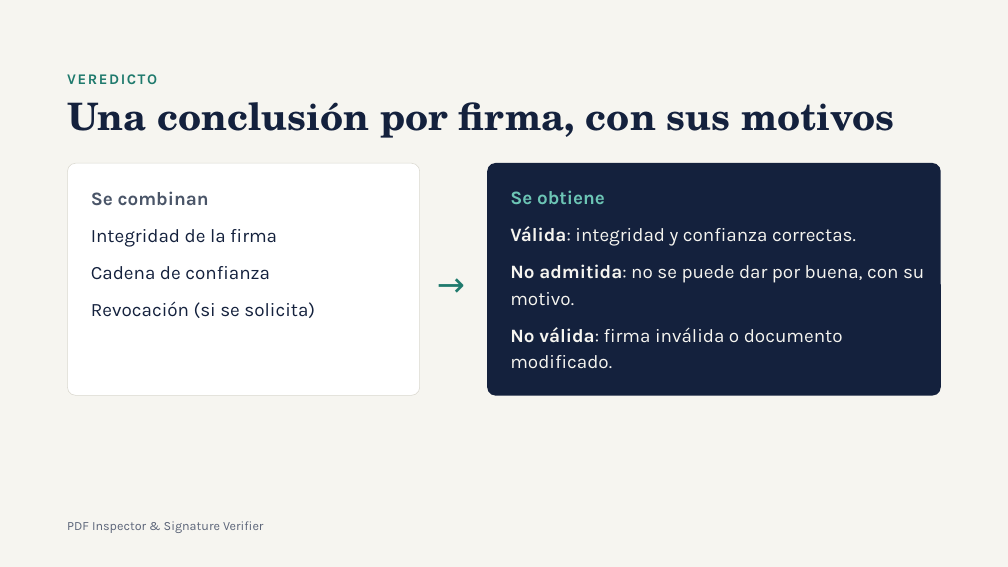
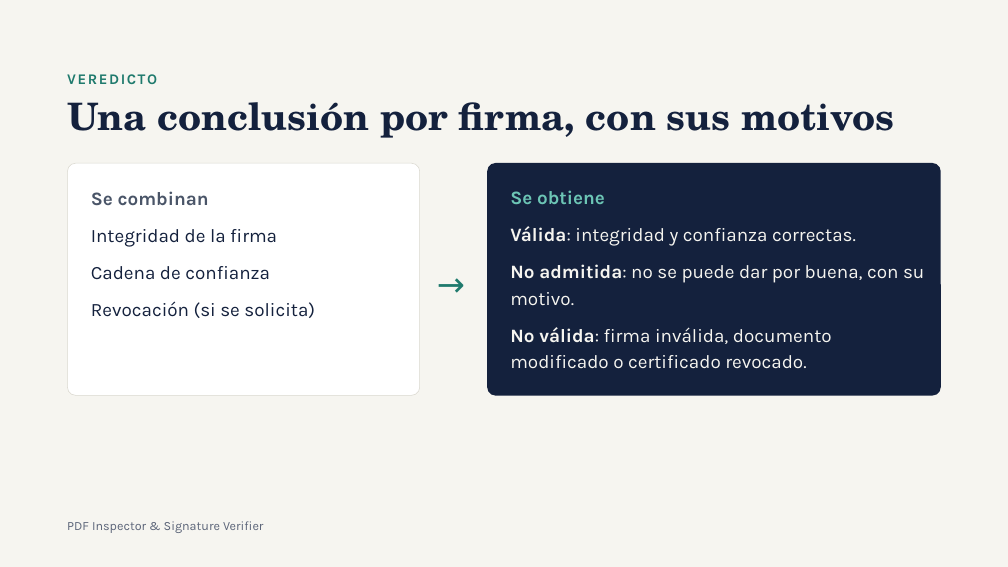
Before and after one commit to avalinani/verificador, a slide deck: slide 6 of docs/PDF-Inspector-TFM.pptx. Drawn at 1008x567 pixels with LibreOffice and Linux fonts; fonts in the diff are those of the drawing. Boxes give left, top, right and bottom in pixels: in the first picture for what was removed or moved away, otherwise in the second. Text is boxed around its words. In the diff, an @@ line names an element or a change of style, - is before the commit and + after.

```diff
--- a/docs/PDF-Inspector-TFM.pptx
+++ b/docs/PDF-Inspector-TFM.pptx
@@ text at bbox=[510, 327, 832, 369]: text changed @@
-No válida: firma inválida o documento modificado.
+No válida: firma inválida, documento modificado o certificado revocado.
```
Also in this commit, not shown: 2 other slides changed, 1 other file.
